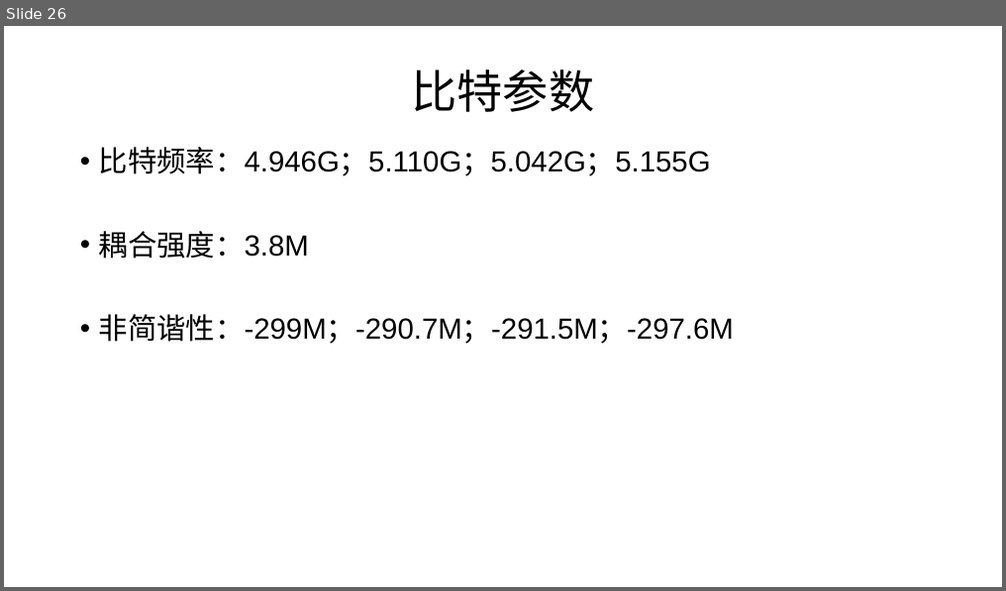
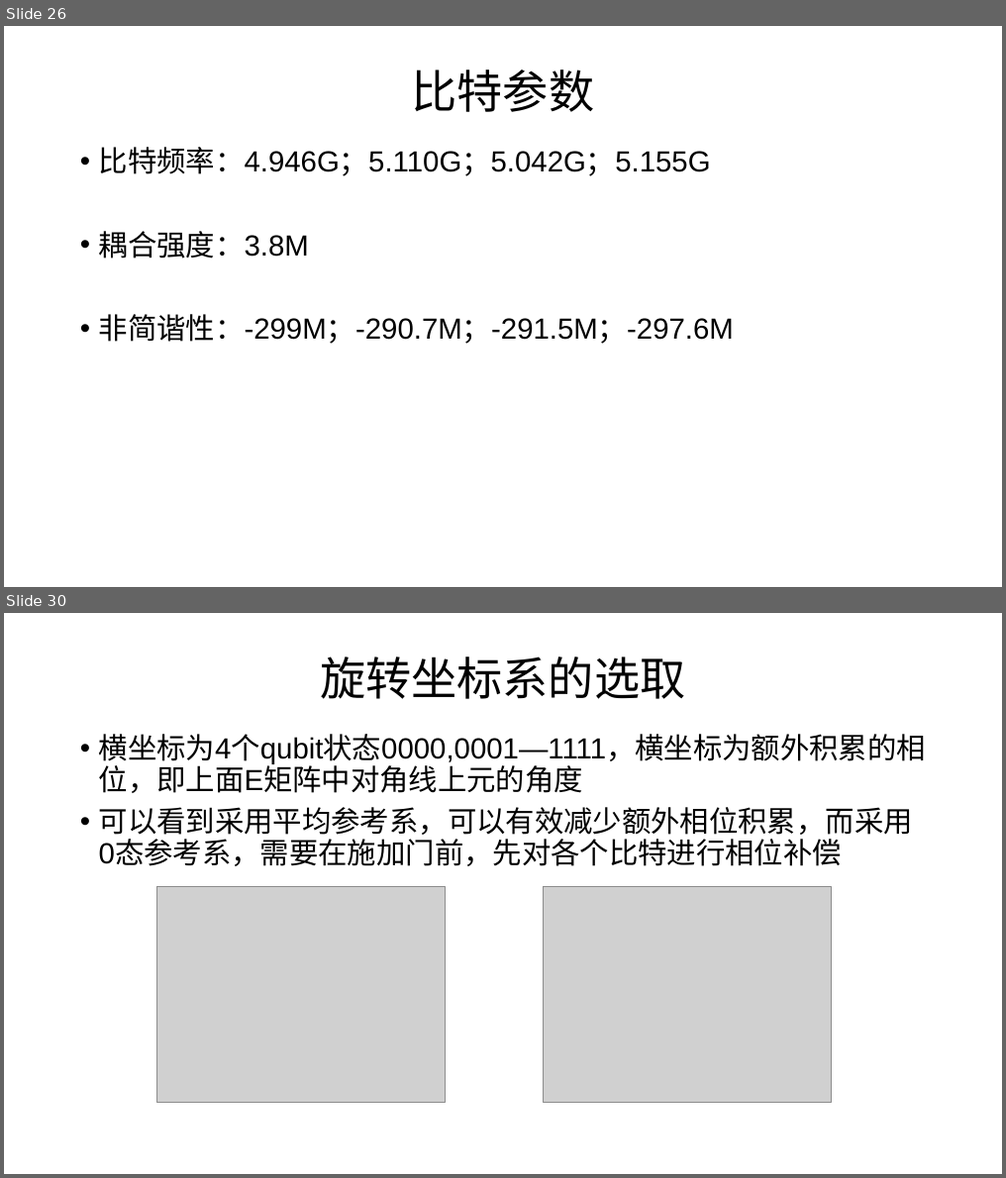
Before and after one commit to liyaochong/Quantum-Circuit, a slide deck: 程序/程序/programme/two qubit gate/CZgate/IBM/ppt/IBM的CNOT门仿真初步结果.pptx. Shown one above the other, each under a label of ours: slide 26 before the commit, slides 26 and 30 after it; the slides between them are not shown. The pictures are 1006x591 and 1006x1178 pixels, drawn with LibreOffice and Linux fonts; fonts in the diff are those of the drawing; grey boxes stand for pictures. Boxes give left, top, right and bottom in pixels: in the first picture for what was removed or moved away, otherwise in the second. Text is boxed around its words. In the diff, an @@ line names an element or a change of style, - is before the commit and + after.

```diff
--- a/程序/程序/programme/two qubit gate/CZgate/IBM/ppt/IBM的CNOT门仿真初步结果.pptx
+++ b/程序/程序/programme/two qubit gate/CZgate/IBM/ppt/IBM的CNOT门仿真初步结果.pptx
@@ slide 30 added at (4,613,1002,1174), background #FFFFFF @@
@@ title added at (320,657,686,699), 44 pt, text #000000 @@
+旋转坐标系的选取
@@ text added at (99,734,926,866), 28 pt, text #000000 @@
+• 横坐标为4个qubit状态0000,0001—1111，横坐标为额外积累的相位，即上面E矩阵中对角线上元的角度
+• 可以看到采用平均参考系，可以有效减少额外相位积累，而采用0态参考系，需要在施加门前，先对各个比特进行相位补偿
@@ picture added at (156,887,445,1103) @@
@@ picture added at (543,887,832,1103) @@
```
Also in this commit, not shown: 2 slides changed, 13 other slides added, 13 other files.
